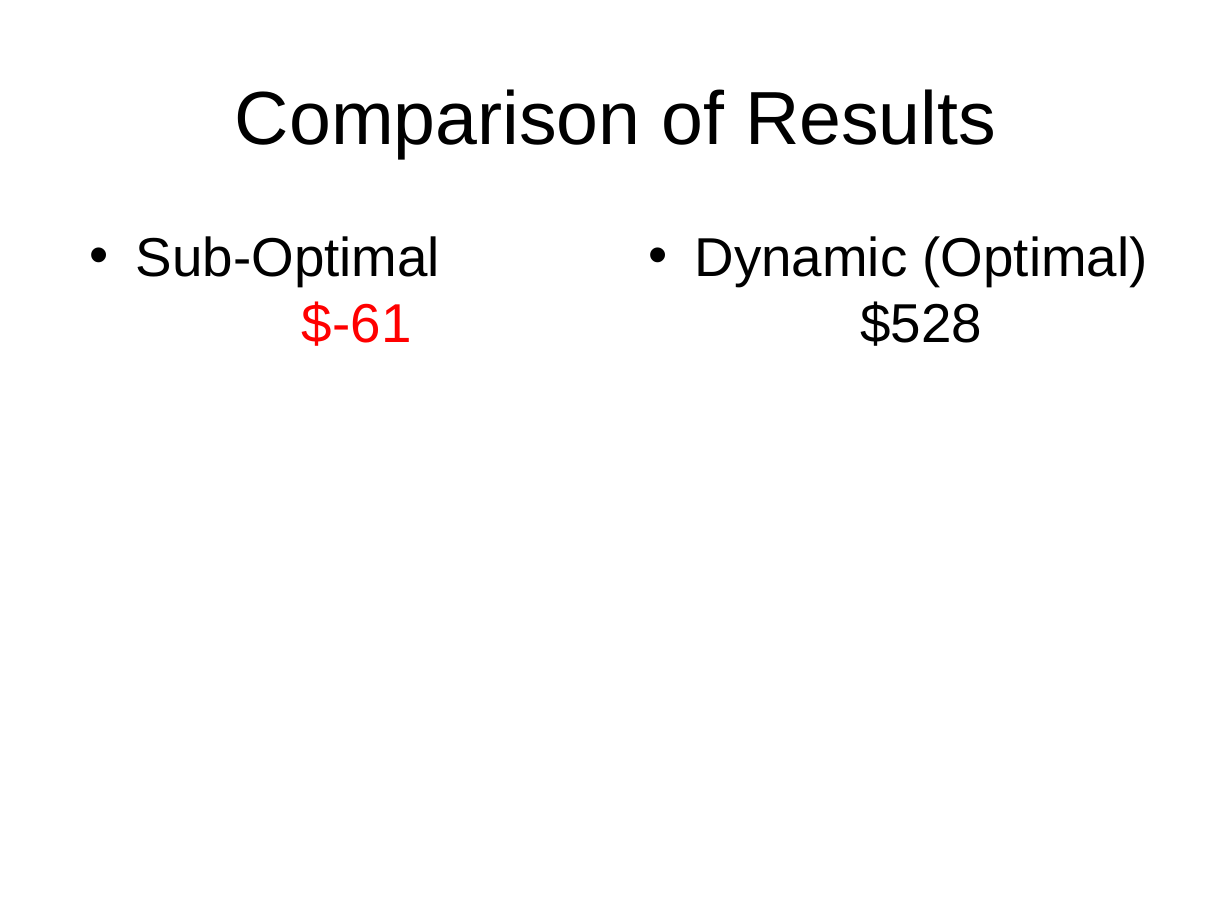
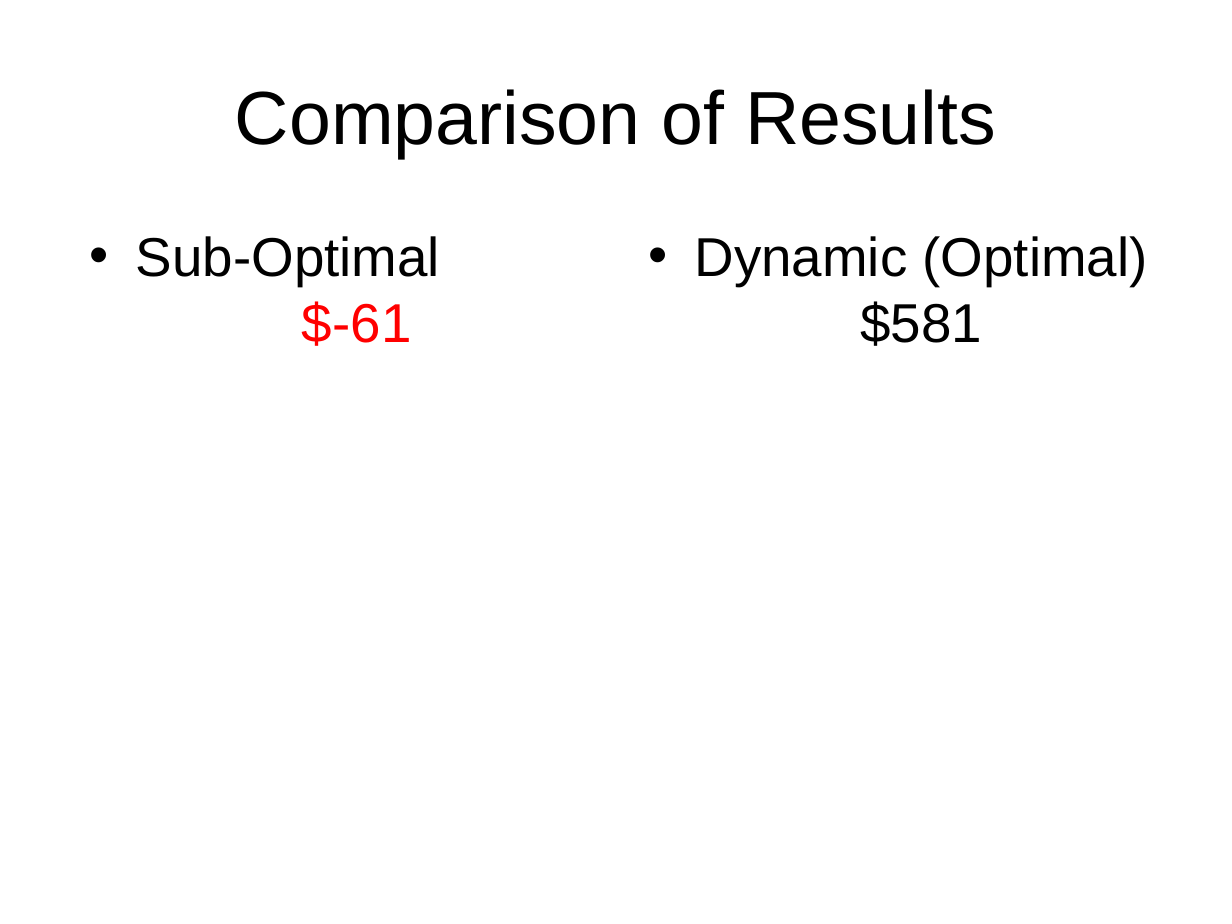
Before and after one commit to WillGrayMSU/Blackjack, a slide deck: slide 11 of Blackjack.ppt. Drawn at 1232x924 pixels with LibreOffice and Linux fonts; fonts in the diff are those of the drawing; background and template pictures are left out. Boxes give left, top, right and bottom in pixels: in the first picture for what was removed or moved away, otherwise in the second. Text is boxed around its words. In the diff, an @@ line names an element or a change of style, - is before the commit and + after.

Commit message:
Fixed Typo
Corrected total winnings for  Dynamic Algorithm.

```diff
--- a/Blackjack.ppt
+++ b/Blackjack.ppt
@@ text at [694, 236, 1148, 346]: text changed @@
-• Dynamic (Optimal) $528
+• Dynamic (Optimal) $581
```
